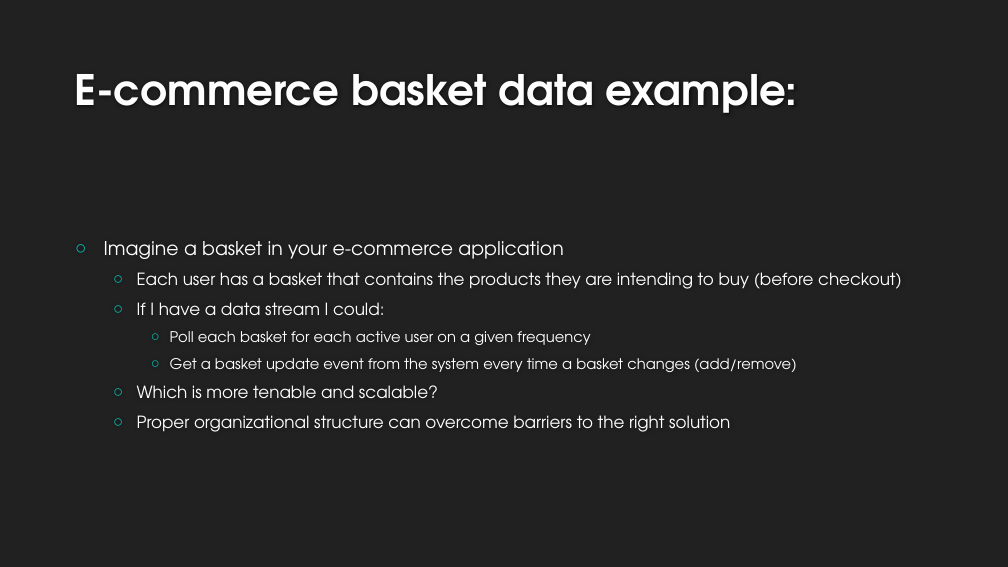
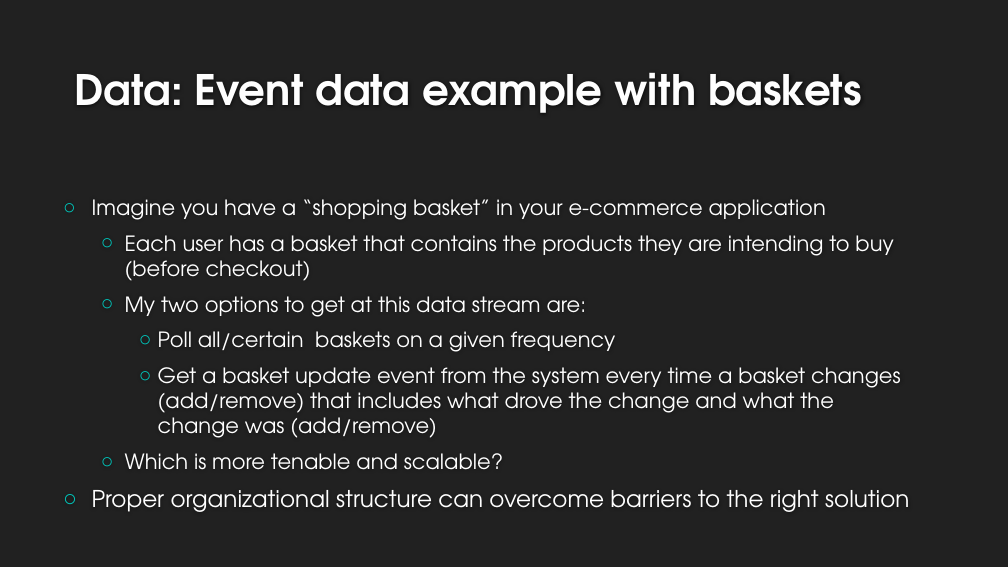
Before and after one commit to bwehrle/Presentations, a slide deck: slide 6 of Recommendations_for_data-processing_systems.pptx. Drawn at 1008x567 pixels with LibreOffice and Linux fonts; fonts in the diff are those of the drawing; background and template pictures are left out. Boxes give left, top, right and bottom in pixels: in the first picture for what was removed or moved away, otherwise in the second. Text is boxed around its words. In the diff, an @@ line names an element or a change of style, - is before the commit and + after.

Commit message:
Added examples and fixed formatting

```diff
--- a/Recommendations_for_data-processing_systems.pptx
+++ b/Recommendations_for_data-processing_systems.pptx
@@ title at (x1=75, y1=72, x2=862, y2=113): text changed @@
-E-commerce basket data example:
+Data: Event data example with baskets
@@ text "Imagine you have a “shopping ..." moved from (x1=104, y1=241, x2=902, y2=432) to (x1=92, y1=199, x2=909, y2=512) @@
@@ text at (x1=92, y1=199, x2=826, y2=220): text changed; size 18 to 20 pt @@
-○ Imagine a basket in your e-commerce application
+○ Imagine you have a “shopping basket” in your e-commerce application
@@ text at (x1=92, y1=235, x2=909, y2=512): size 16 to 20 pt in "Each user has a basket that contains ...", "Which is more tenable and scalable?"; size 16 to 22 pt in "Proper organizational structure can overcome barriers to ..."; list level 2 to 1 in "Proper organizational structure can overcome ..." @@
@@ text at (x1=125, y1=296, x2=901, y2=438): text changed; size 14 to 20 pt @@
-  ○ If I have a data stream I could:
-    ○ Poll each basket for each active user on a given frequency
-    ○ Get a basket update event from the system every time a basket changes (add/remove)
+  ○ My two options to get at this data stream are:
+    ○ Poll all/certain baskets on a given frequency
+    ○ Get a basket update event from the system every time a basket changes (add/remove) that includes what drove the change and what the change was (add/remove)
```
Also in this commit, not shown: 11 other slides changed, 6 slides added, 1 slide removed.
